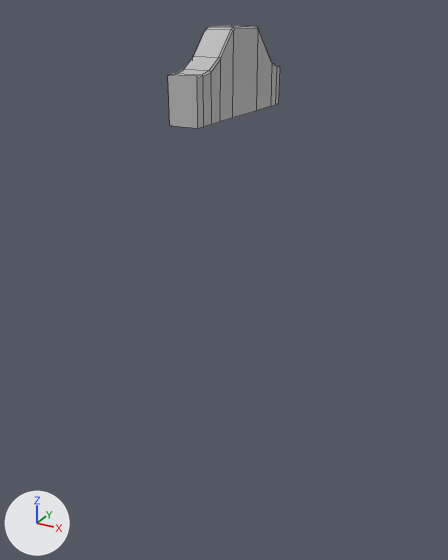
The FBX model BumpyRoad/Assets/Models/Road_4_Jump_basic.fbx, before and after one commit.
Both versions are drawn from a 50 mm lens placed at (56.3, -124.1, 20.4), pointed at (-37.8, 47.0, -65.2). Lighting does not change. The marker at lower left points along +X, +Y and +Z. Mesh edges are drawn as thin lines. Where no turn or scale is listed for an object, it has been applied to the vertices.
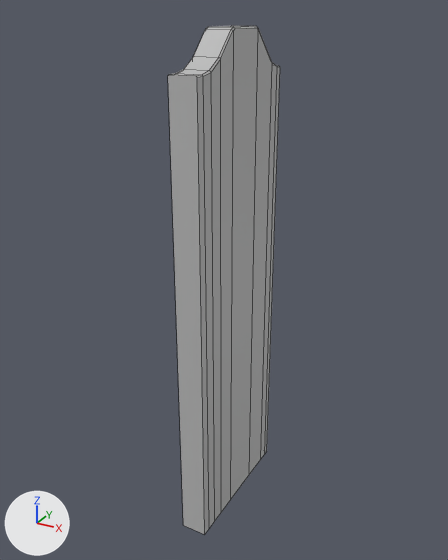
Diff of the bpy script that builds the scene:
```diff
--- a/BumpyRoad/Assets/Models/Road_4_Jump_basic.fbx.py
+++ b/BumpyRoad/Assets/Models/Road_4_Jump_basic.fbx.py
@@ me_mesh @@
 me_mesh.from_pydata(...)  # 66 vertices, 52 faces; spans x -9.0..0.0, y 0.0..52.5, z -13.0..11.6
 # used by ob_pcube15; location = (-31.0, 20.1, 3.8)
+# me_mesh part 1: all 18 vertices in x -9.0..0.0, y 0.0..52.5, z -13.0 are moved by (0.0, 0.0, -144.2)
 me_mesh.materials.append(mat_phong1)
```

Changed parts and their boxes [x1, y1, x2, y2] in the pictures (448 x 560 px; the box of a moved part takes in the faces that stretch with it):
'pCube15', reshaped (394% taller)
    before: [168, 26, 280, 128]
    after: [168, 26, 280, 534]
part 1 of me_mesh, moved or reshaped
    before: [169, 53, 279, 128]
    after: [169, 53, 279, 534]
